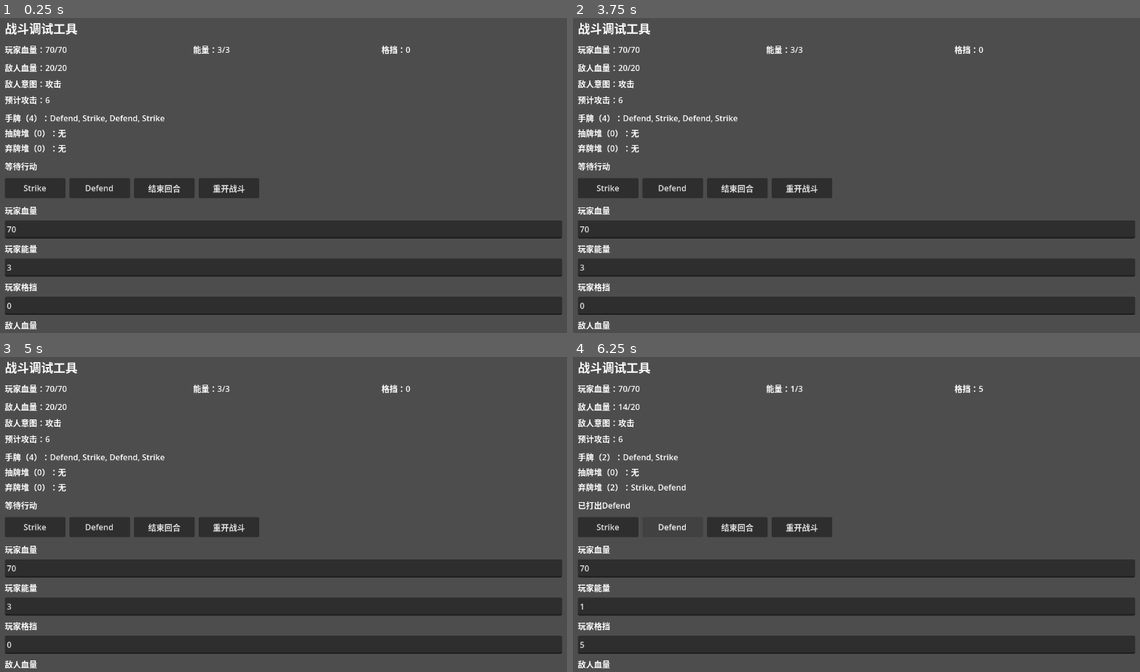
Above: before the commit, frames 1-4 (two rows, left to right).
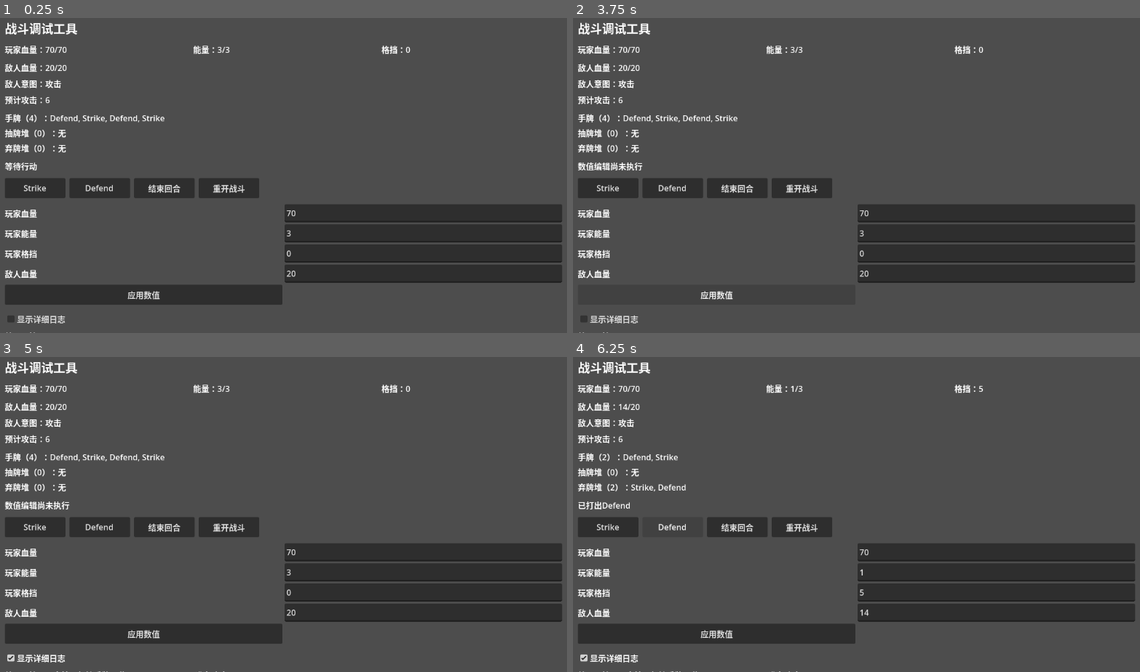
Above: after the commit, the same moments.

Repository: jxqxn/Godot-Game
Game: Godot game, scene res://scenes/stm/battle_debug_scene.tscn
Same seed, same stepped clock (60 frames per second), same inputs: the game is played once before the commit and once after it.
Inputs (mouse positions are in pixels of both pictures, inside the frame that each line leads up to):
- Up to frame 1 (0.25 s): no input
- Up to frame 2 (3.75 s): click "Strike" at 0.5 s; click "Defend" at 1.25 s; click "结束回合" at 2 s; click "重开战斗" at 2.75 s; click (714, 295) at 3.5 s, where only the run after the commit has a clickable "应用数值"
- Up to frame 3 (5 s): click (283, 659) at 4.25 s, where only the run after the commit has a clickable "显示详细日志"
- Up to frame 4 (6.25 s): click "Strike" at 5 s; click "Defend" at 5.75 s

The runs differ from the first frame. In frame 1, 19% of the frame differs, in the area x 0-100%, y 59-100%; in frame 2, 18%; in frame 3, 19%, in the area x 0-100%, y 45-100%; in frame 4, 19%.

Commit message:
fix(debug): use grid value editor layout

Diff:
--- a/scripts/stm/debug/battle_debug_scene.gd
+++ b/scripts/stm/debug/battle_debug_scene.gd
@@ -145,8 +145,9 @@
 	reset_button.pressed.connect(_on_reset_pressed)
 	buttons.add_child(reset_button)
 
-	var value_editor = VBoxContainer.new()
+	var value_editor = GridContainer.new()
 	value_editor.name = "ValueEditor"
+	value_editor.columns = 2
 	value_editor.add_theme_constant_override("separation", 8)
 	layout.add_child(value_editor)
 
@@ -165,6 +166,10 @@
 	apply_values_button = _new_button("ApplyValuesButton", "应用数值")
 	apply_values_button.pressed.connect(_on_apply_values_pressed)
 	value_editor.add_child(apply_values_button)
+	var apply_values_spacer = Control.new()
+	apply_values_spacer.name = "ApplyValuesSpacer"
+	apply_values_spacer.size_flags_horizontal = Control.SIZE_EXPAND_FILL
+	value_editor.add_child(apply_values_spacer)
 
 	var log_panel = VBoxContainer.new()
 	log_panel.name = "LogPanel"
--- a/scripts/stm/tests/test_battle_debug_scene.gd
+++ b/scripts/stm/tests/test_battle_debug_scene.gd
@@ -46,6 +46,12 @@
 	assert_eq(_line_edit_text(scene, "Layout/ValueEditor/EnergyInput"), "3")
 	assert_eq(_line_edit_text(scene, "Layout/ValueEditor/BlockInput"), "0")
 	assert_eq(_line_edit_text(scene, "Layout/ValueEditor/EnemyHpInput"), "20")
+	var value_editor = scene.get_node_or_null("Layout/ValueEditor")
+	assert_not_null(value_editor)
+	assert_true(value_editor is GridContainer)
+	if value_editor is GridContainer:
+		assert_eq(value_editor.columns, 2)
+	assert_not_null(scene.get_node_or_null("Layout/ValueEditor/ApplyValuesSpacer"))
 	assert_not_null(scene.get_node_or_null("Layout/Buttons/ResetButton"))
 	assert_not_null(scene.get_node_or_null("Layout/LogPanel/DetailedLogCheckBox"))
 	assert_false(_check_box_pressed(scene, "Layout/LogPanel/DetailedLogCheckBox"))
